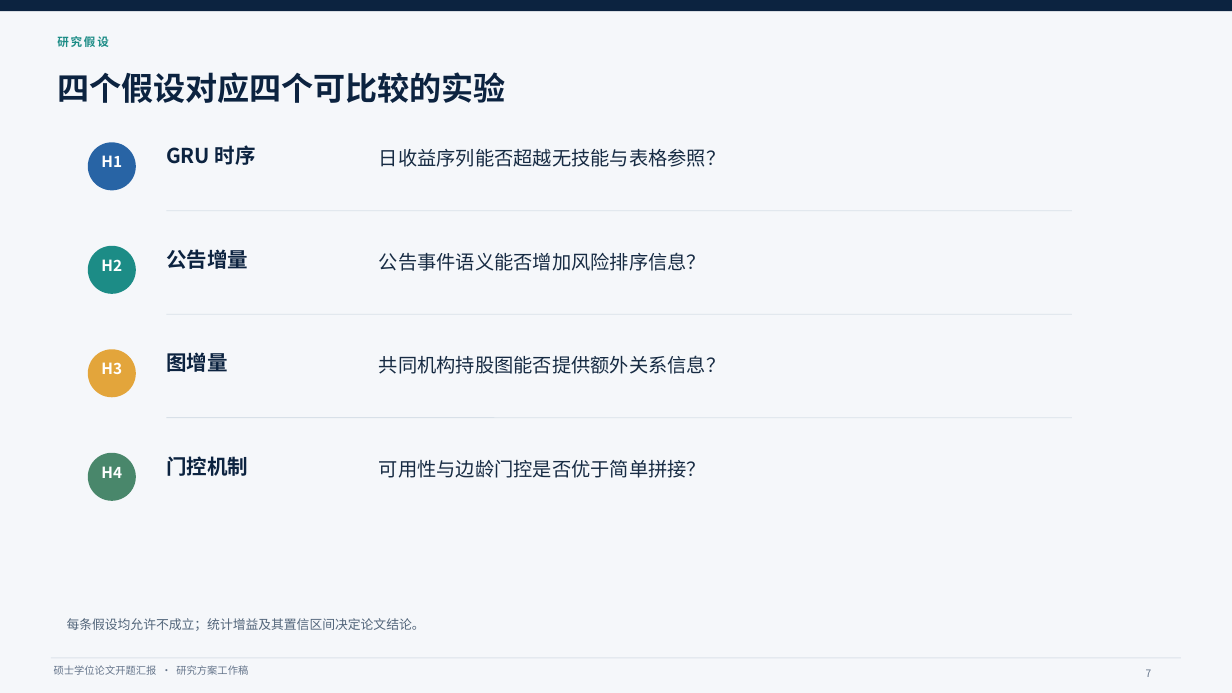
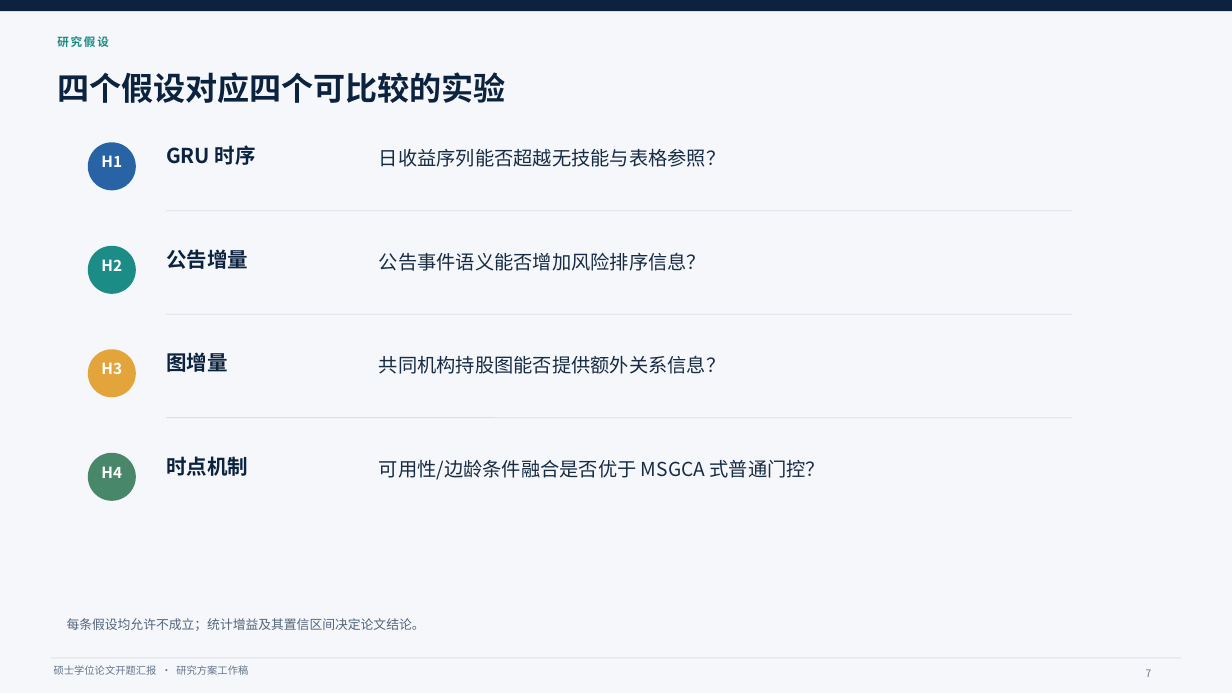
Before and after one commit to QiuKunYuan/llm-event-tail-risk-, a slide deck: slide 7 of docs/开题报告/开题答辩汇报.pptx. Drawn at 1232x693 pixels with LibreOffice and Linux fonts; fonts in the diff are those of the drawing. Boxes give left, top, right and bottom in pixels: in the first picture for what was removed or moved away, otherwise in the second. Text is boxed around its words. In the diff, an @@ line names an element or a change of style, - is before the commit and + after.

```diff
--- a/docs/开题报告/开题答辩汇报.pptx
+++ b/docs/开题报告/开题答辩汇报.pptx
@@ text at (x1=166, y1=456, x2=248, y2=476): text changed @@
-门控机制
+时点机制
@@ text at (x1=379, y1=460, x2=825, y2=480): text changed @@
-可用性与边龄门控是否优于简单拼接？
+可用性/边龄条件融合是否优于 MSGCA 式普通门控？
```
Also in this commit, not shown: 11 other slides changed, 14 other files.
